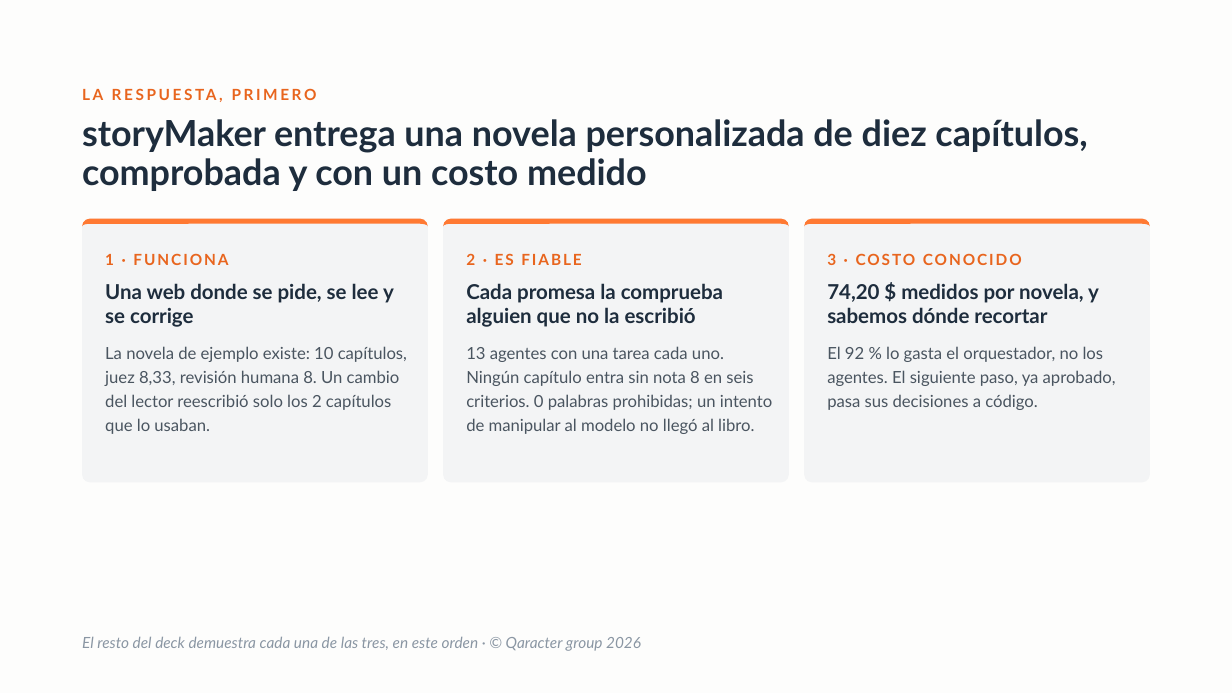
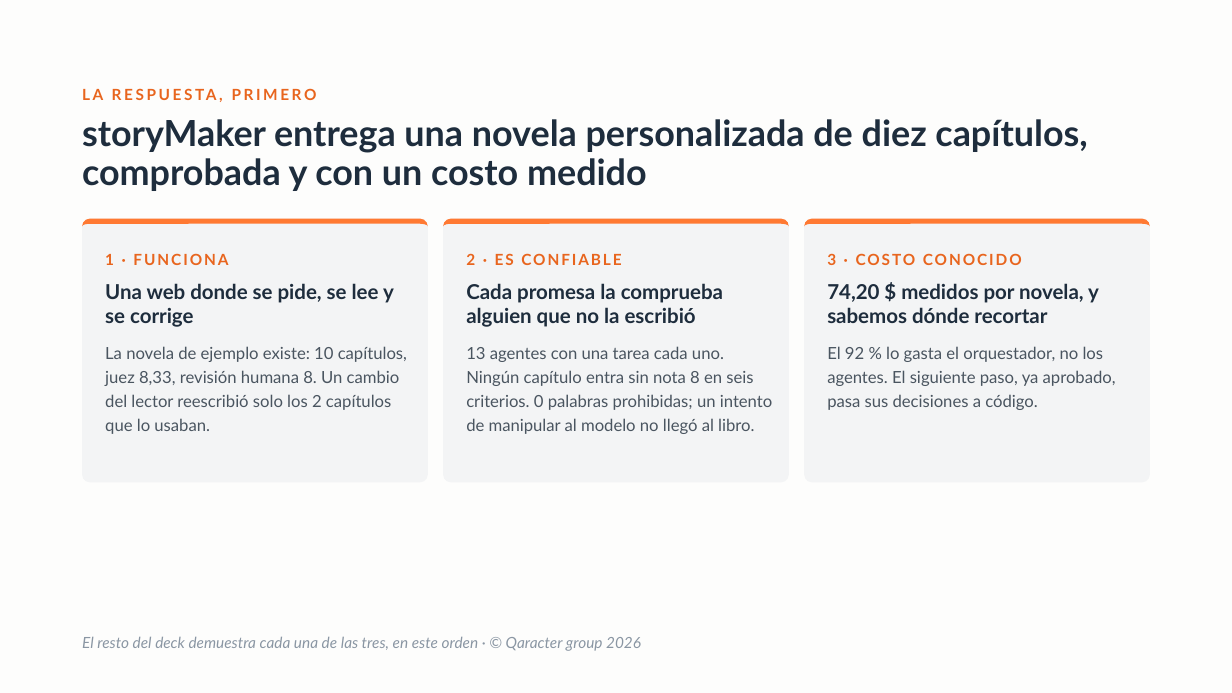
Before and after one commit to davidcalham12/My-story, a slide deck: slide 2 of presentacion/storymaker-deck.pptx. Drawn at 1232x693 pixels with LibreOffice and Linux fonts; fonts in the diff are those of the drawing. Boxes give left, top, right and bottom in pixels: in the first picture for what was removed or moved away, otherwise in the second. Text is boxed around its words. In the diff, an @@ line names an element or a change of style, - is before the commit and + after.

```diff
--- a/presentacion/storymaker-deck.pptx
+++ b/presentacion/storymaker-deck.pptx
@@ text at (466, 253, 621, 265): text changed @@
-2 · ES FIABLE
+2 · ES CONFIABLE
```
Also in this commit, not shown: 9 other slides changed, 1 slide added, 1 other file.
